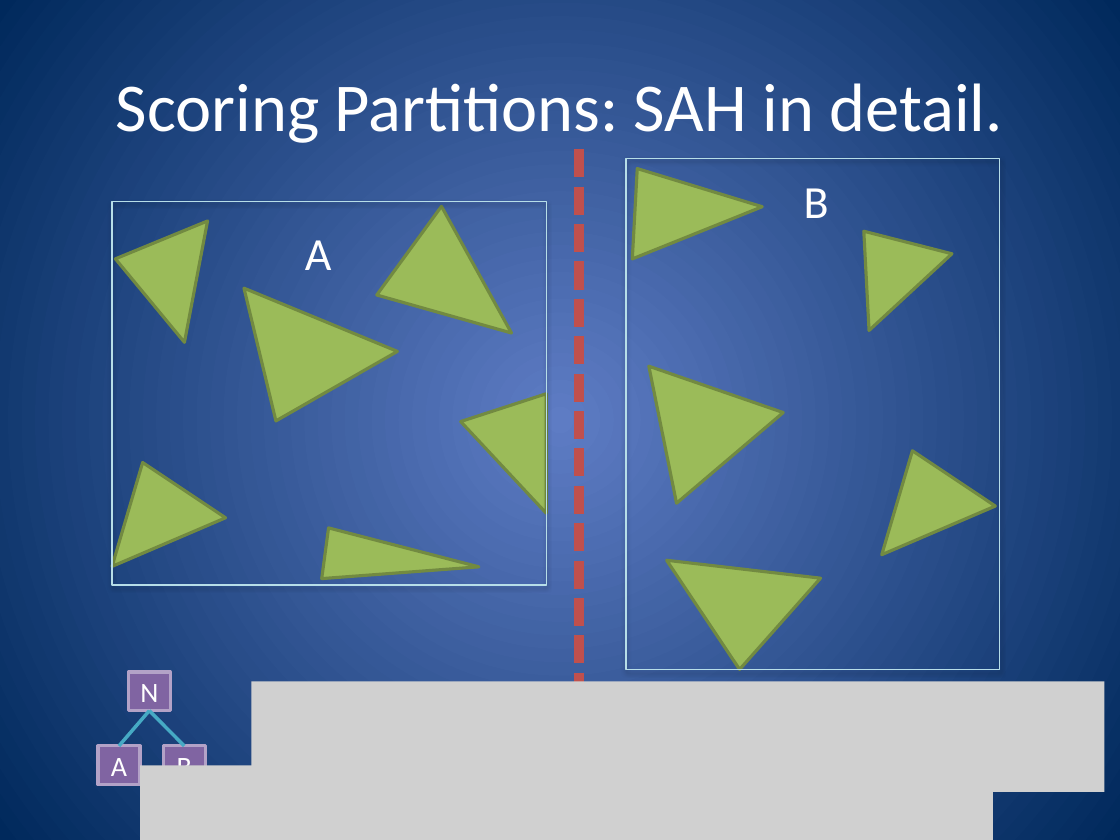
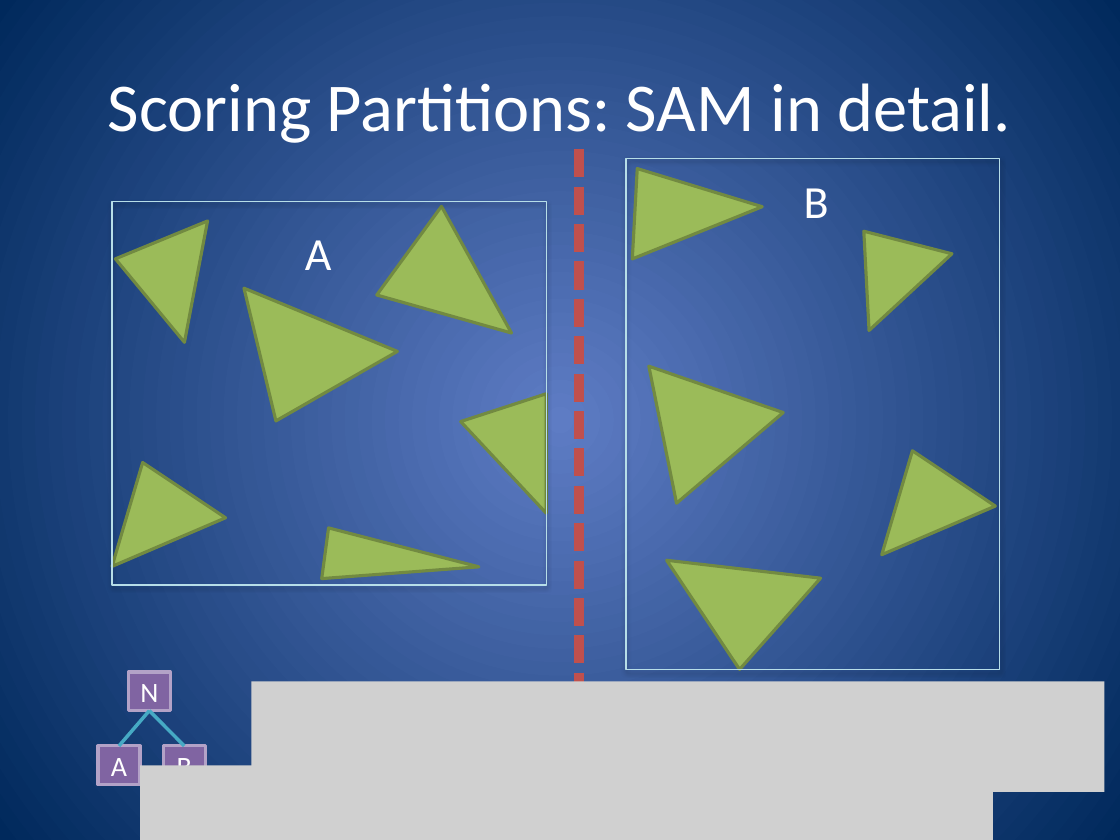
Before and after one commit to nfeltman/RayView, a slide deck: slide 30 of documentation/GroupMeetingPresentation.pptx. Drawn at 1120x840 pixels with LibreOffice and Linux fonts; fonts in the diff are those of the drawing; grey boxes stand for pictures. Boxes give left, top, right and bottom in pixels: in the first picture for what was removed or moved away, otherwise in the second. Text is boxed around its words. In the diff, an @@ line names an element or a change of style, - is before the commit and + after.

```diff
--- a/documentation/GroupMeetingPresentation.pptx
+++ b/documentation/GroupMeetingPresentation.pptx
@@ title at [108,83,1011,143]: text changed @@
-Scoring Partitions: SAH in detail.
+Scoring Partitions: SAM in detail.
```
Also in this commit, not shown: 10 other slides changed, 7 slides added, 3 slides removed.
